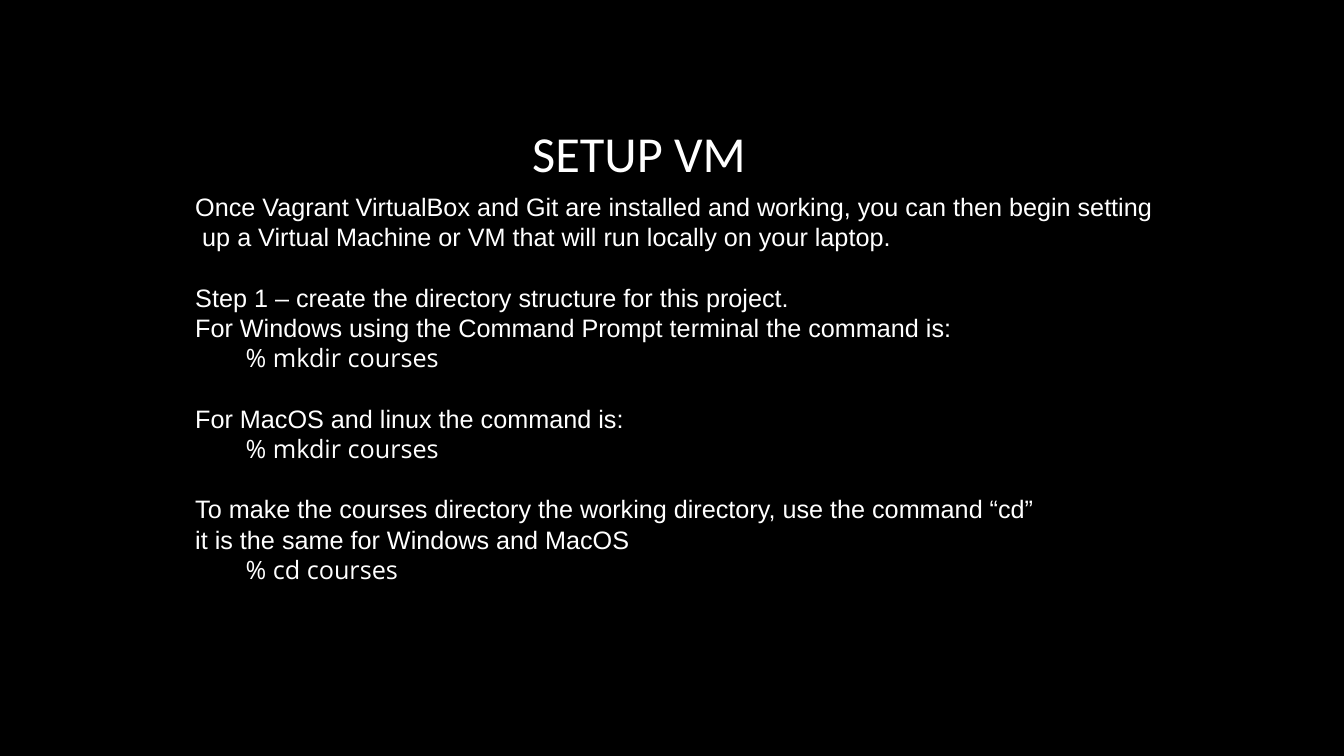
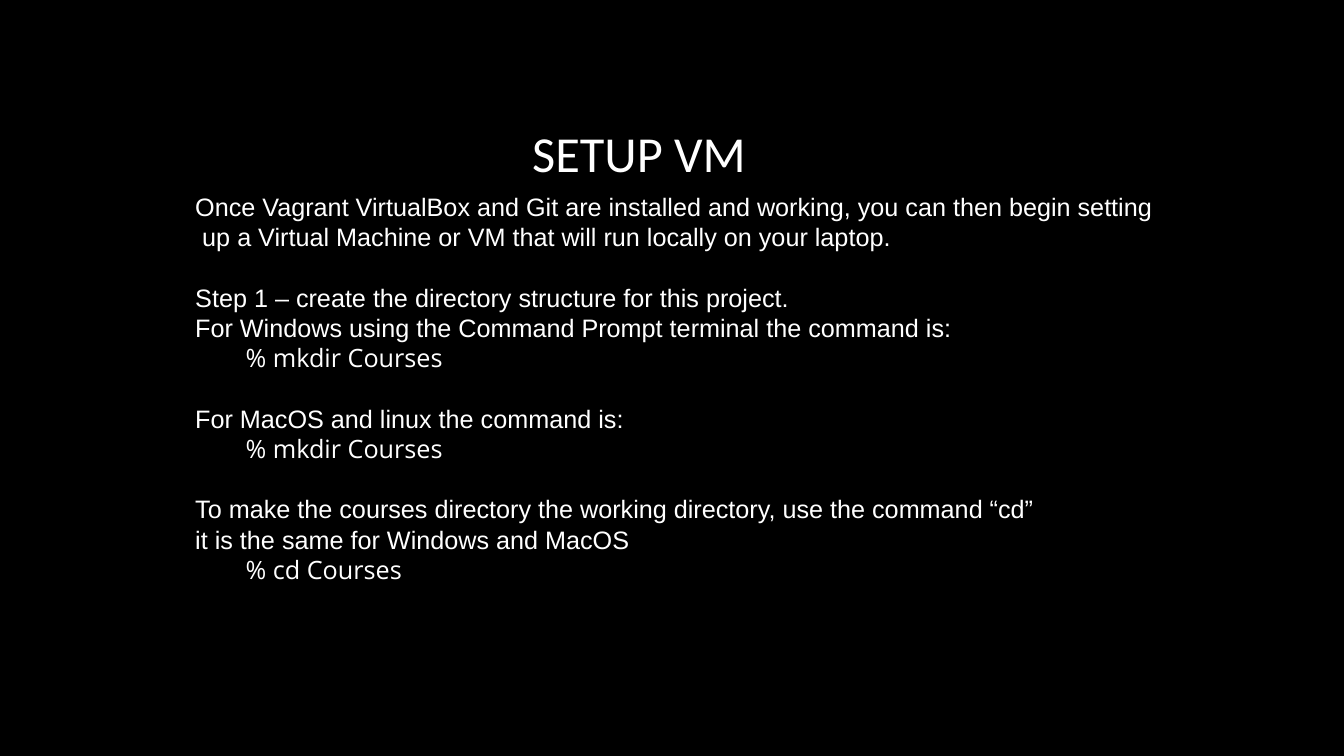
Before and after one commit to adrianopolpo/stat1400, a slide deck: slide 5 of VM_instructions.pptx. Drawn at 1344x756 pixels with LibreOffice and Linux fonts; fonts in the diff are those of the drawing; background and template pictures are left out. Boxes give left, top, right and bottom in pixels: in the first picture for what was removed or moved away, otherwise in the second. Text is boxed around its words. In the diff, an @@ line names an element or a change of style, - is before the commit and + after.

```diff
--- a/VM_instructions.pptx
+++ b/VM_instructions.pptx
@@ text at (273, 348, 443, 368): text changed @@
-  % mkdir courses
+  % mkdir Courses
@@ text at (273, 439, 443, 459): text changed @@
-  % mkdir courses
+  % mkdir Courses
@@ text at (273, 560, 402, 580): text changed @@
-  % cd courses
+  % cd Courses
```
Also in this commit, not shown: 6 other slides changed, 4 slides added, 3 slides removed, 3 other files.
